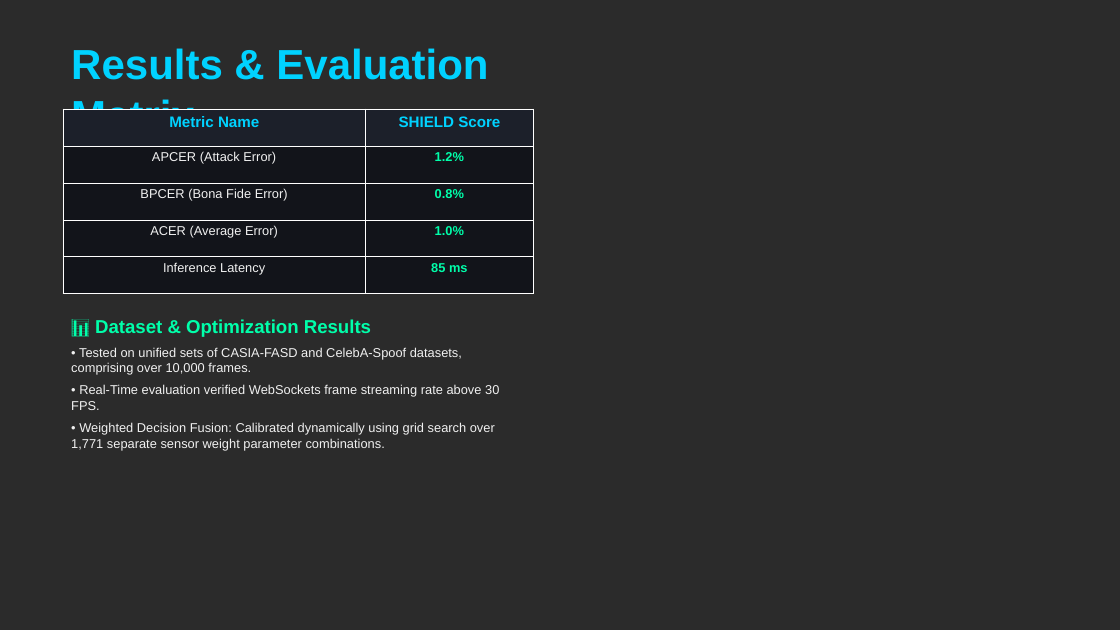
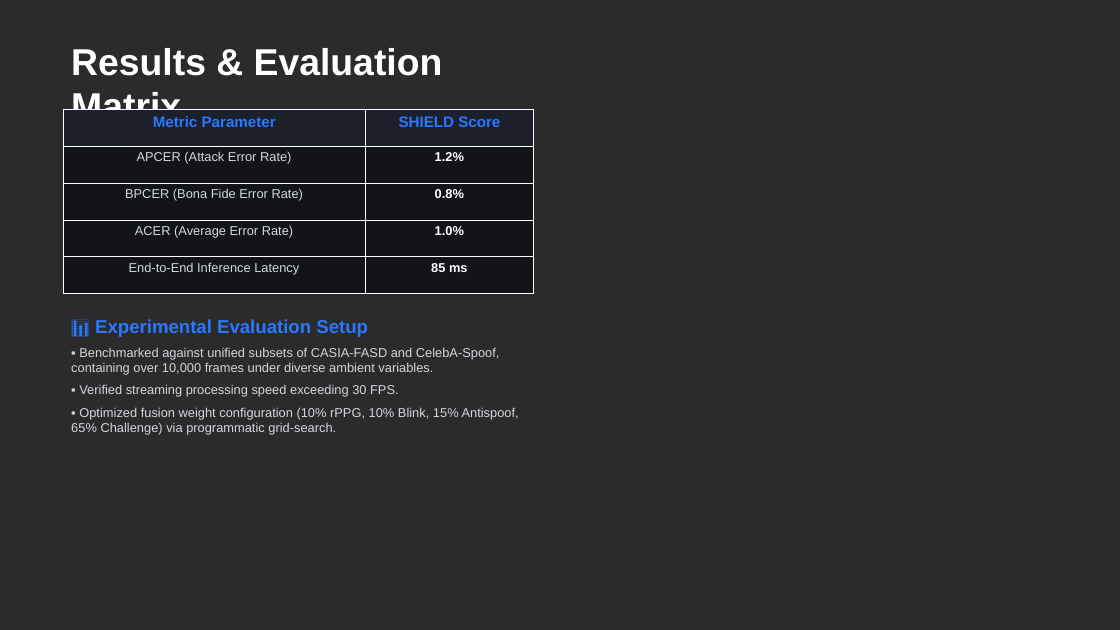
Before and after one commit to sthavirpunwatkar/SHIELD-Secure-Human-Identity-Liveness-Evaluation-Detection, a slide deck: slide 4 of reports/cdac_project_review.pptx. Drawn at 1120x630 pixels with LibreOffice and Linux fonts; fonts in the diff are those of the drawing; background and template pictures are left out; a plain dark background stands for a picture behind light text. Boxes give left, top, right and bottom in pixels: in the first picture for what was removed or moved away, otherwise in the second. Text is boxed around its words. In the diff, an @@ line names an element or a change of style, - is before the commit and + after.

Commit message:
docs: Rewrite slides text and update colors to minimal industry-standard corporate slate blue

```diff
--- a/reports/cdac_project_review.pptx
+++ b/reports/cdac_project_review.pptx
@@ text "Results & Evaluation Matrix" at <box>71,48,443,127</box>: size 36 to 32 pt, text colour #00D2FF to #FFFFFF @@
@@ table at <box>63,109,534,294</box> @@
-row 1, column 1: Metric Name
+row 1, column 1: Metric Parameter
-row 2, column 1: APCER (Attack Error)
+row 2, column 1: APCER (Attack Error Rate)
-row 3, column 1: BPCER (Bona Fide Error)
+row 3, column 1: BPCER (Bona Fide Error Rate)
-row 4, column 1: ACER (Average Error)
+row 4, column 1: ACER (Average Error Rate)
-row 5, column 1: Inference Latency
+row 5, column 1: End-to-End Inference Latency
@@ text colour #00D2FF to #2979FF in "SHIELD Score" @@
@@ text colour #00FFAA to #FFFFFF in "1.2%", "0.8%", "1.0%", "85 ms" @@
@@ text at <box>71,319,519,435</box>: text changed; text colour #F0F0F0 to #D2D7DF @@
-📊 Dataset & Optimization Results
-• Tested on unified sets of CASIA-FASD and CelebA-Spoof datasets, comprising over 10,000 frames.
-• Real-Time evaluation verified WebSockets frame streaming rate above 30 FPS.
-• Weighted Decision Fusion: Calibrated dynamically using grid search over 1,771 separate sensor weight parameter combinations.
+📊 Experimental Evaluation Setup
+▪️ Benchmarked against unified subsets of CASIA-FASD and CelebA-Spoof, containing over 10,000 frames under diverse ambient variables.
+▪️ Verified streaming processing speed exceeding 30 FPS.
+▪️ Optimized fusion weight configuration (10% rPPG, 10% Blink, 15% Antispoof, 65% Challenge) via programmatic grid-search.
```
Also in this commit, not shown: 5 other slides changed, 4 other files.
